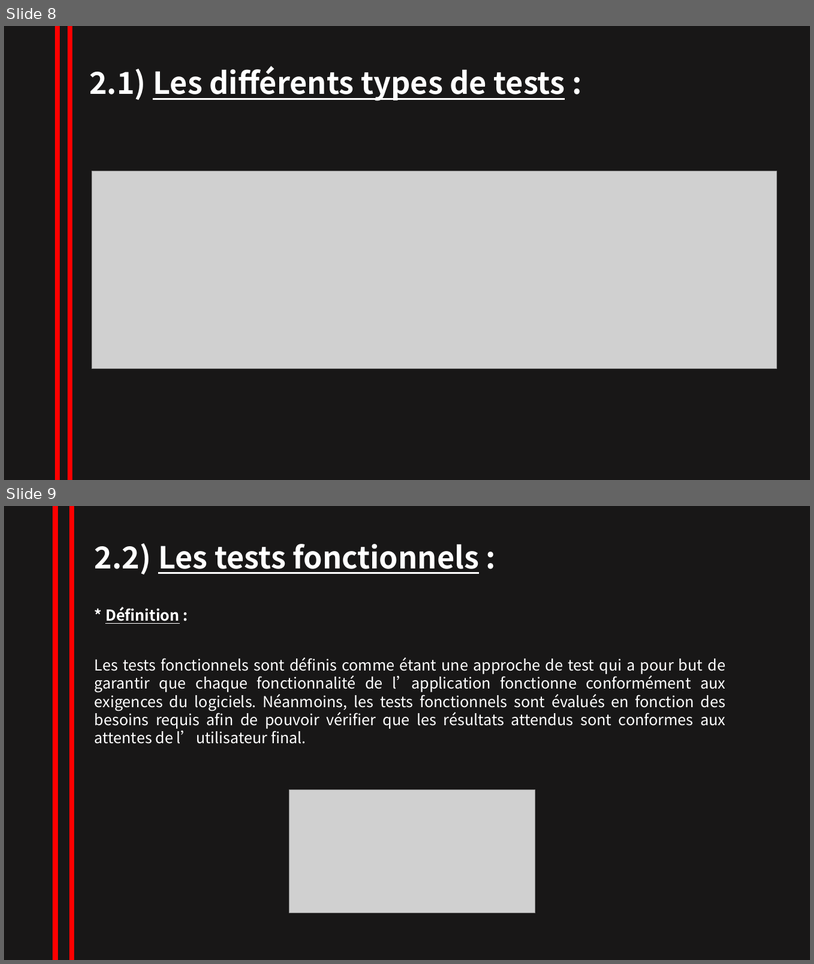
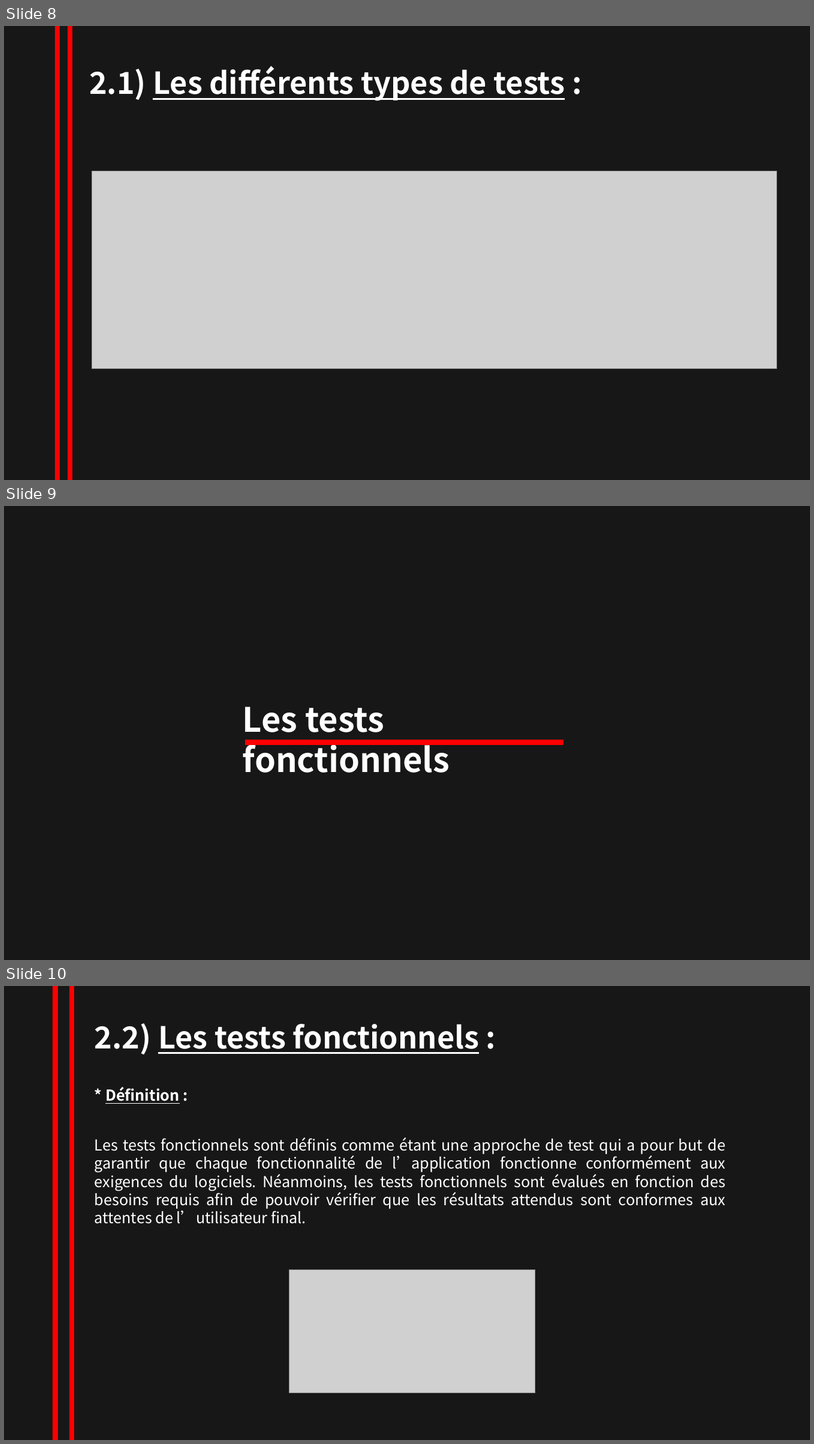
Before and after one commit to NesrineZitouni11/nesrine_zitouni, a slide deck: TRAVAUX/powerpointRevisionISTQB.pptx. Shown one above the other, each under a label of ours: slides 8 and 9 before the commit, slides 8, 9 and 10 after it. The pictures are 814x964 and 814x1444 pixels, drawn with LibreOffice and Linux fonts; fonts in the diff are those of the drawing; grey boxes stand for pictures. Boxes give left, top, right and bottom in pixels: in the first picture for what was removed or moved away, otherwise in the second. Text is boxed around its words. In the diff, an @@ line names an element or a change of style, - is before the commit and + after.

```diff
--- a/TRAVAUX/powerpointRevisionISTQB.pptx
+++ b/TRAVAUX/powerpointRevisionISTQB.pptx
@@ slide 9 added at <box>4,506,810,960</box>, background #181717 @@
@@ text added at <box>243,706,450,772</box>, 40 pt, text #FFFFFF, bold @@
+Les tests fonctionnels
@@ line added from (245, 742) to (564, 742), #FF0000 6 pt @@
@@ what was slide 9 is now slide 10 @@
```
Also in this commit, not shown: 6 other slides added.
